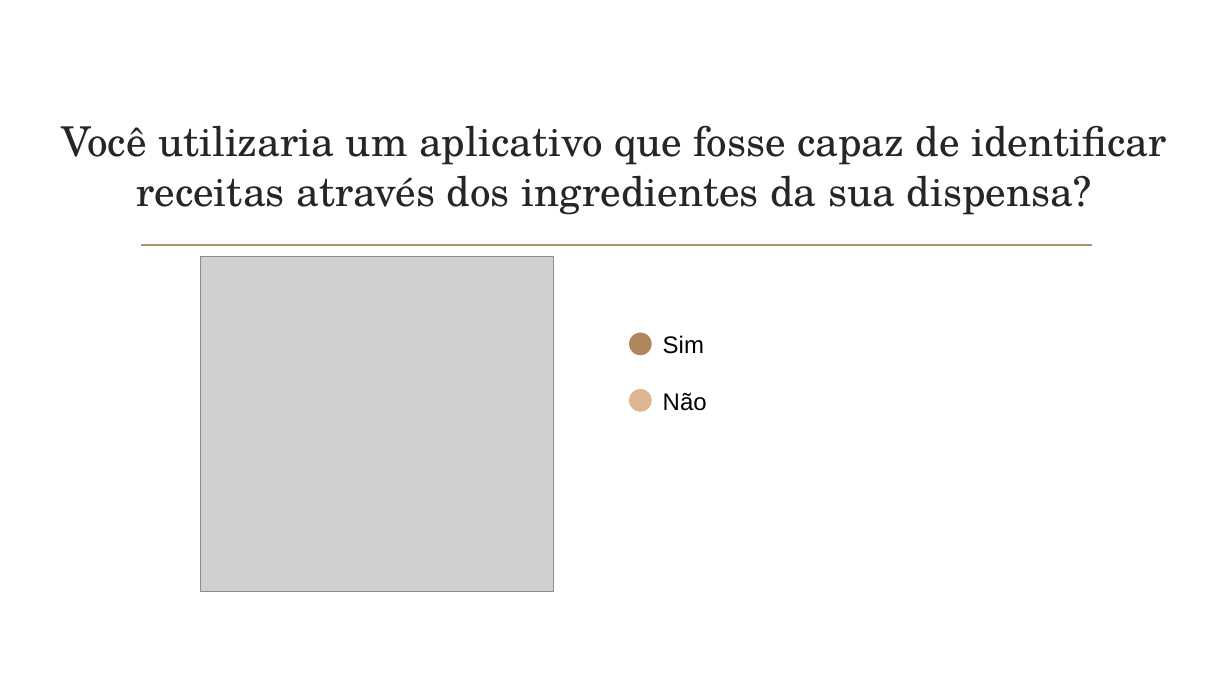
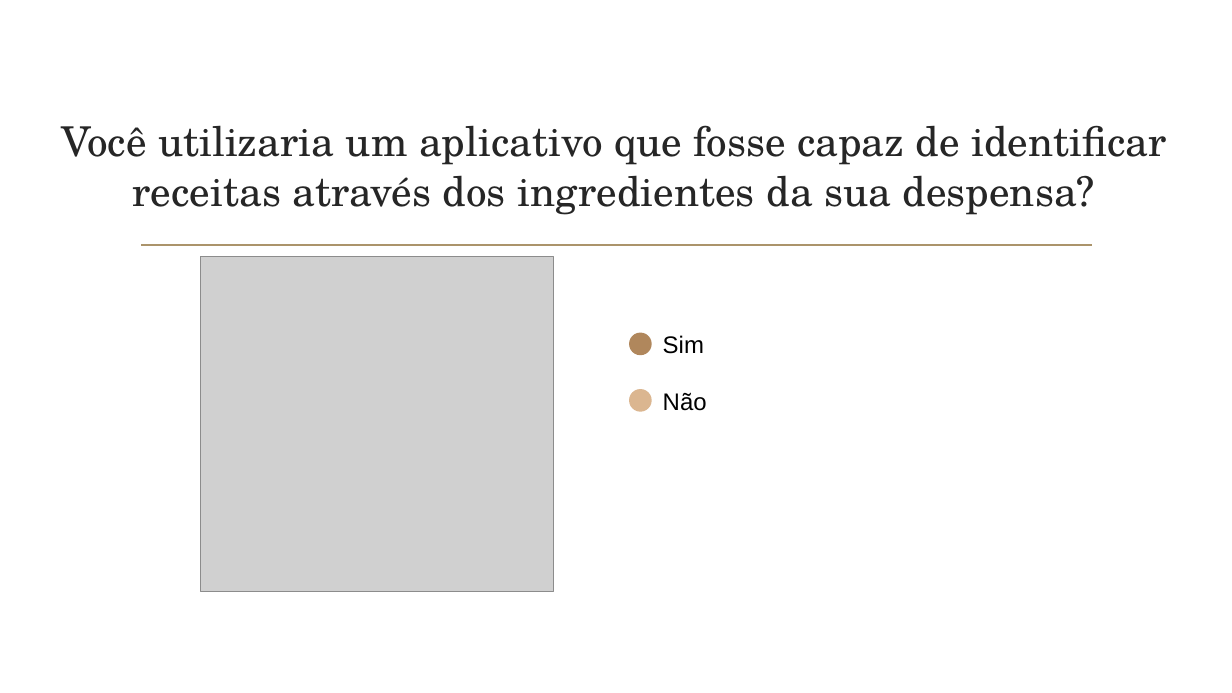
Before and after one commit to papletscook/letscook-doc, a slide deck: slide 12 of projeto/LetsCook_04.pptx. Drawn at 1232x693 pixels with LibreOffice and Linux fonts; fonts in the diff are those of the drawing; grey boxes stand for pictures; background and template pictures are left out. Boxes give left, top, right and bottom in pixels: in the first picture for what was removed or moved away, otherwise in the second. Text is boxed around its words. In the diff, an @@ line names an element or a change of style, - is before the commit and + after.

Commit message:
att apresentacao

```diff
--- a/projeto/LetsCook_04.pptx
+++ b/projeto/LetsCook_04.pptx
@@ title at (x1=61, y1=125, x2=1166, y2=215): text changed @@
-Você utilizaria um aplicativo que fosse capaz de identificar receitas através dos ingredientes da sua dispensa?
+Você utilizaria um aplicativo que fosse capaz de identificar receitas através dos ingredientes da sua despensa?
```
